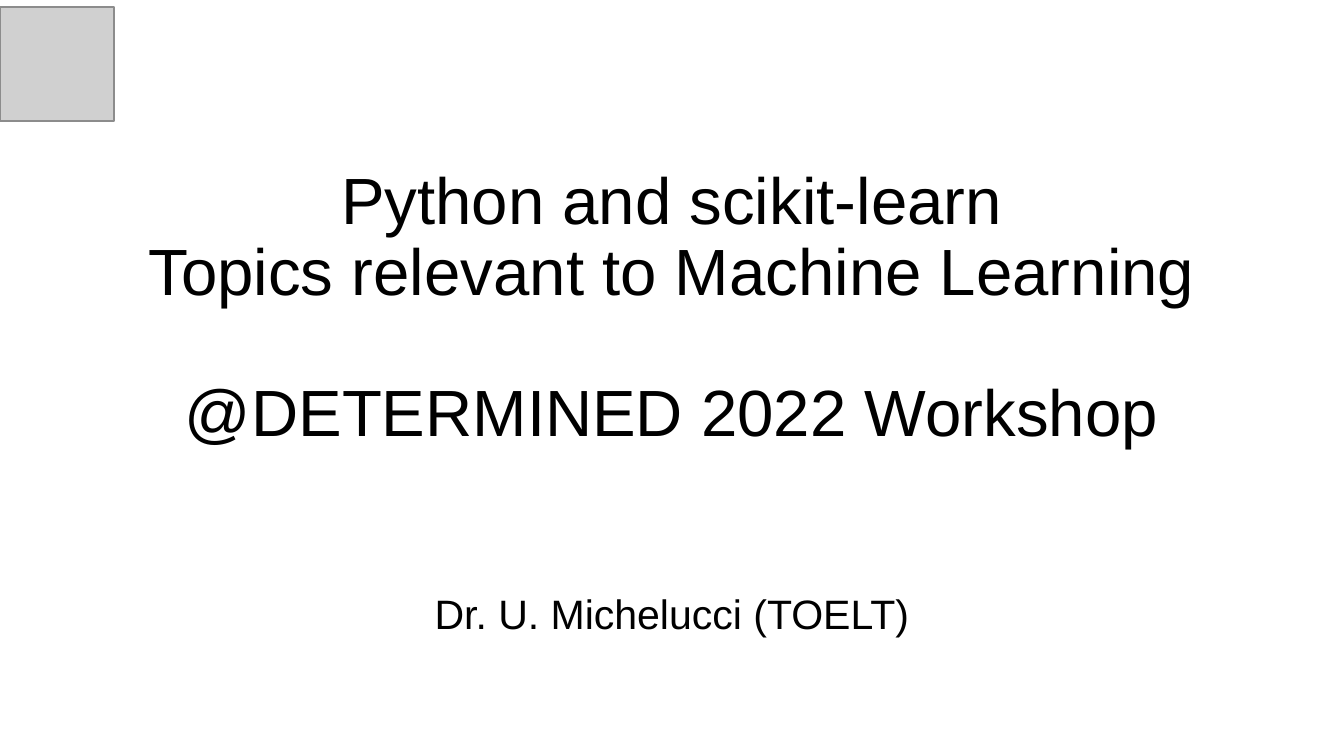
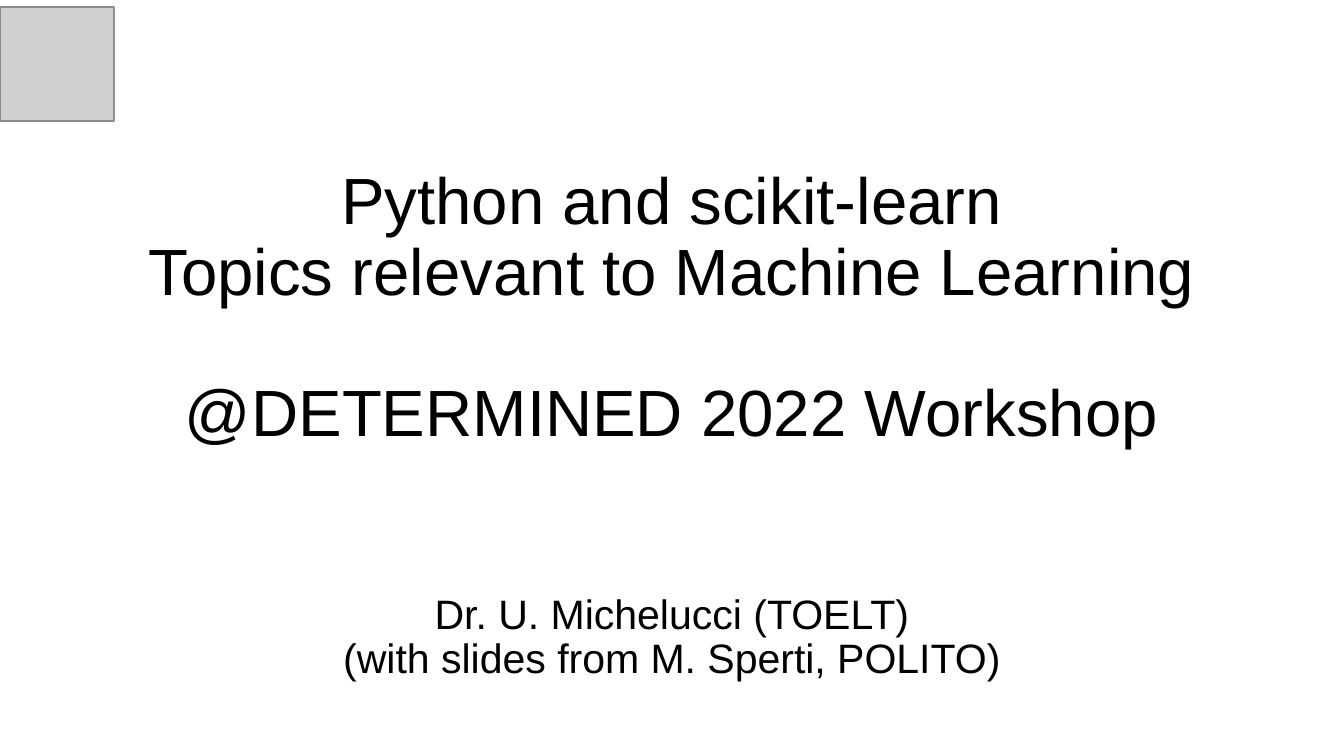
Before and after one commit to toelt-llc/MSCA-ITN-PARENT, a slide deck: slide 1 of DETERMINED2022/Python and scikit-learn/DETERMINED2022-toelt-Introduction Python and Scikit-learn.pptx. Drawn at 1344x756 pixels with LibreOffice and Linux fonts; fonts in the diff are those of the drawing; grey boxes stand for pictures; background and template pictures are left out. Boxes give left, top, right and bottom in pixels: in the first picture for what was removed or moved away, otherwise in the second. Text is boxed around its words. In the diff, an @@ line names an element or a change of style, - is before the commit and + after.

```diff
--- a/DETERMINED2022/Python and scikit-learn/DETERMINED2022-toelt-Introduction Python and Scikit-learn.pptx
+++ b/DETERMINED2022/Python and scikit-learn/DETERMINED2022-toelt-Introduction Python and Scikit-learn.pptx
@@ text at box(343, 643, 1000, 682): paragraph added @@
+(with slides from M. Sperti, POLITO)
```
Also in this commit, not shown: 2 other slides changed, 33 slides added, 3 slides removed, 1 other file.
